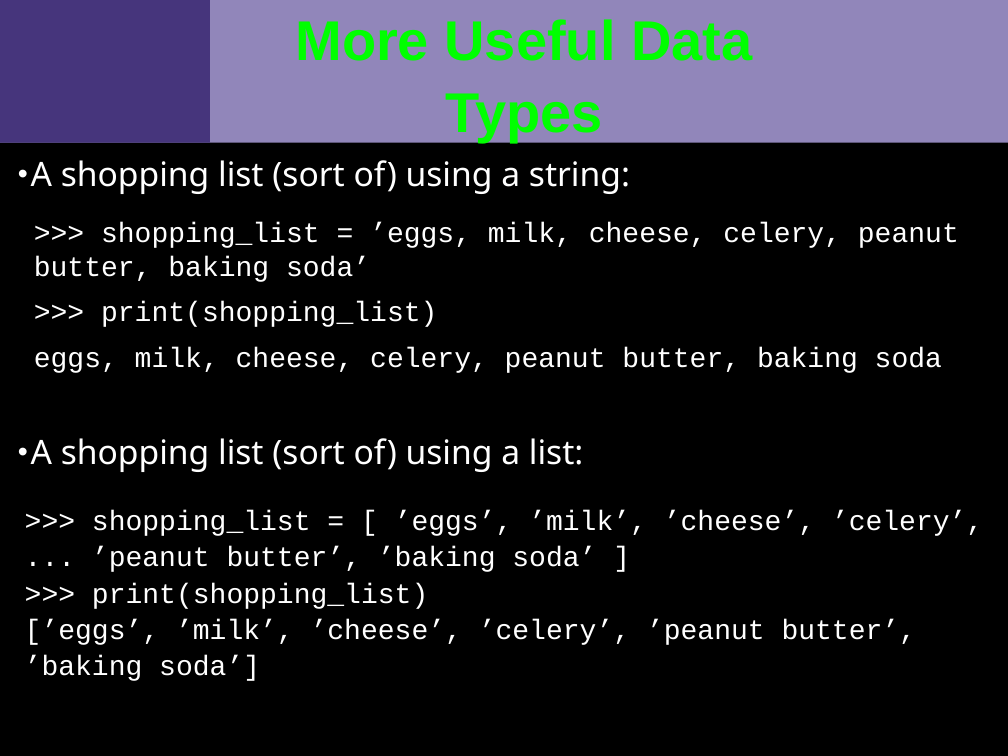
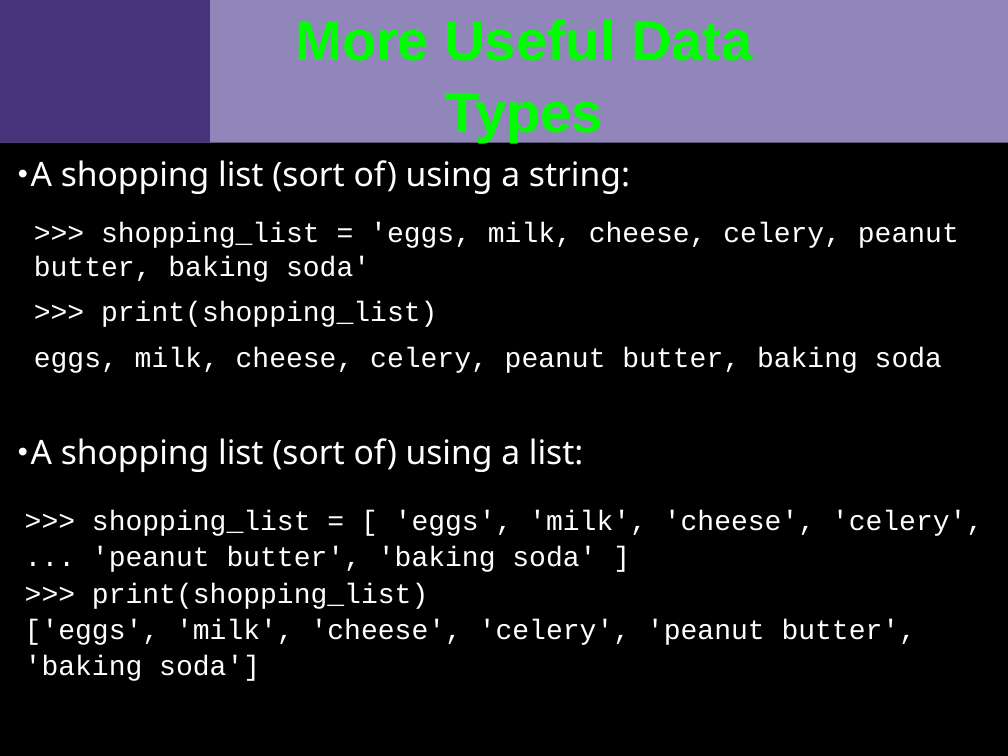
Before and after one commit to VCTLabs/swfk-python-intro, a slide deck: slide 6 of course_materials/slides/slideset2_beginning_python2_dev_SWFK.odp. Drawn at 1008x756 pixels with LibreOffice and Linux fonts; fonts in the diff are those of the drawing; background and template pictures are left out. Boxes give left, top, right and bottom in pixels: in the first picture for what was removed or moved away, otherwise in the second. Text is boxed around its words. In the diff, an @@ line names an element or a change of style, - is before the commit and + after.

```diff
--- a/course_materials/slides/slideset2_beginning_python2_dev_SWFK.odp
+++ b/course_materials/slides/slideset2_beginning_python2_dev_SWFK.odp
@@ text at [34, 222, 959, 282]: text changed @@
->>> shopping_list = ’eggs, milk, cheese, celery, peanut butter, baking soda’
+>>> shopping_list = 'eggs, milk, cheese, celery, peanut butter, baking soda'
@@ text at [92, 510, 983, 572]: text changed @@
->>> shopping_list = [ ’eggs’, ’milk’, ’cheese’, ’celery’,
-... ’peanut butter’, ’baking soda’ ]
+>>> shopping_list = [ 'eggs', 'milk', 'cheese', 'celery',
+... 'peanut butter', 'baking soda' ]
@@ text at [25, 619, 917, 681]: text changed @@
-[’eggs’, ’milk’, ’cheese’, ’celery’, ’peanut butter’, ’baking soda’]
+['eggs', 'milk', 'cheese', 'celery', 'peanut butter', 'baking soda']
```
Also in this commit, not shown: 5 other slides changed, 9 other files.
